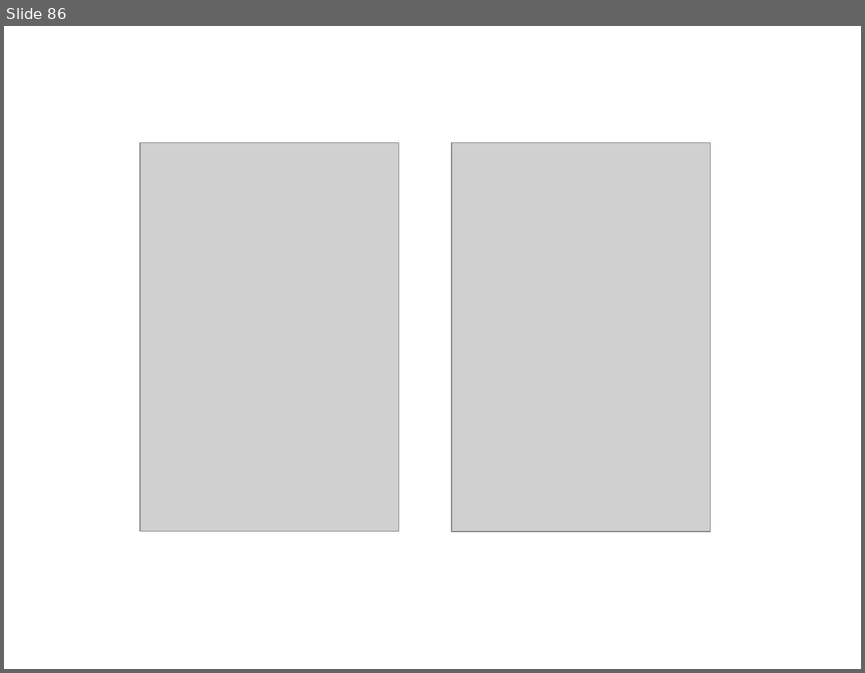
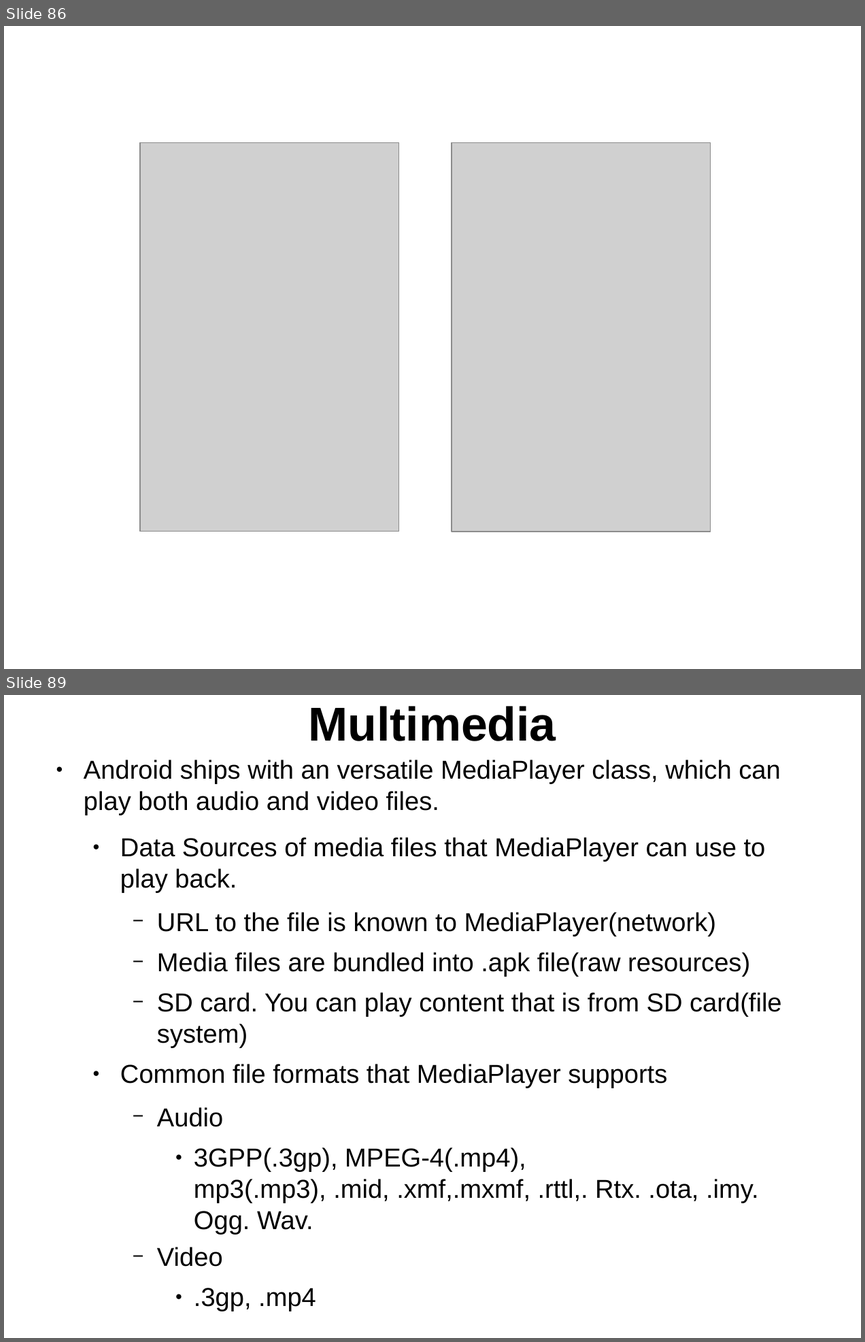
Before and after one commit to thegreatdao/testa, a slide deck: assets/android2.odp. Shown one above the other, each under a label of ours: slide 86 before the commit, slides 86 and 89 after it; the slides between them are not shown. The pictures are 865x673 and 865x1342 pixels, drawn with LibreOffice and Linux fonts; fonts in the diff are those of the drawing; grey boxes stand for pictures. Boxes give left, top, right and bottom in pixels: in the first picture for what was removed or moved away, otherwise in the second. Text is boxed around its words. In the diff, an @@ line names an element or a change of style, - is before the commit and + after.

Commit message:
added video

```diff
--- a/assets/android2.odp
+++ b/assets/android2.odp
@@ slide 89 added at <box>4,695,861,1338</box>, background #FFFFFF @@
@@ title added at <box>308,706,555,741</box>, 44 pt, text #000000, bold @@
+Multimedia
@@ text added at <box>84,760,781,1311</box>, 24 pt, text #000000 @@
+● Android ships with an versatile MediaPlayer class, which can play both audio and video files.
+  ● Data Sources of media files that MediaPlayer can use to play back.
+    − URL to the file is known to MediaPlayer(network)
+    − Media files are bundled into .apk file(raw resources)
+    − SD card. You can play content that is from SD card(file system)
+  ● Common file formats that MediaPlayer supports
+    − Audio
+      ● 3GPP(.3gp), MPEG-4(.mp4), mp3(.mp3), .mid, .xmf,.mxmf, .rttl,. Rtx. .ota, .imy. Ogg. Wav.
+    − Video
+      ● .3gp, .mp4
```
Also in this commit, not shown: 5 other slides added, 6 other files.
